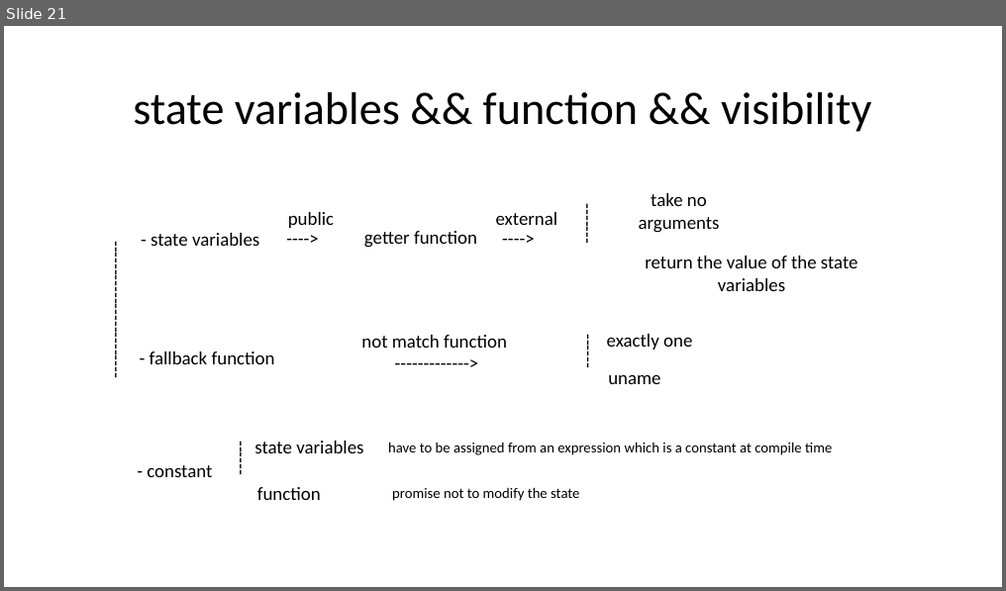
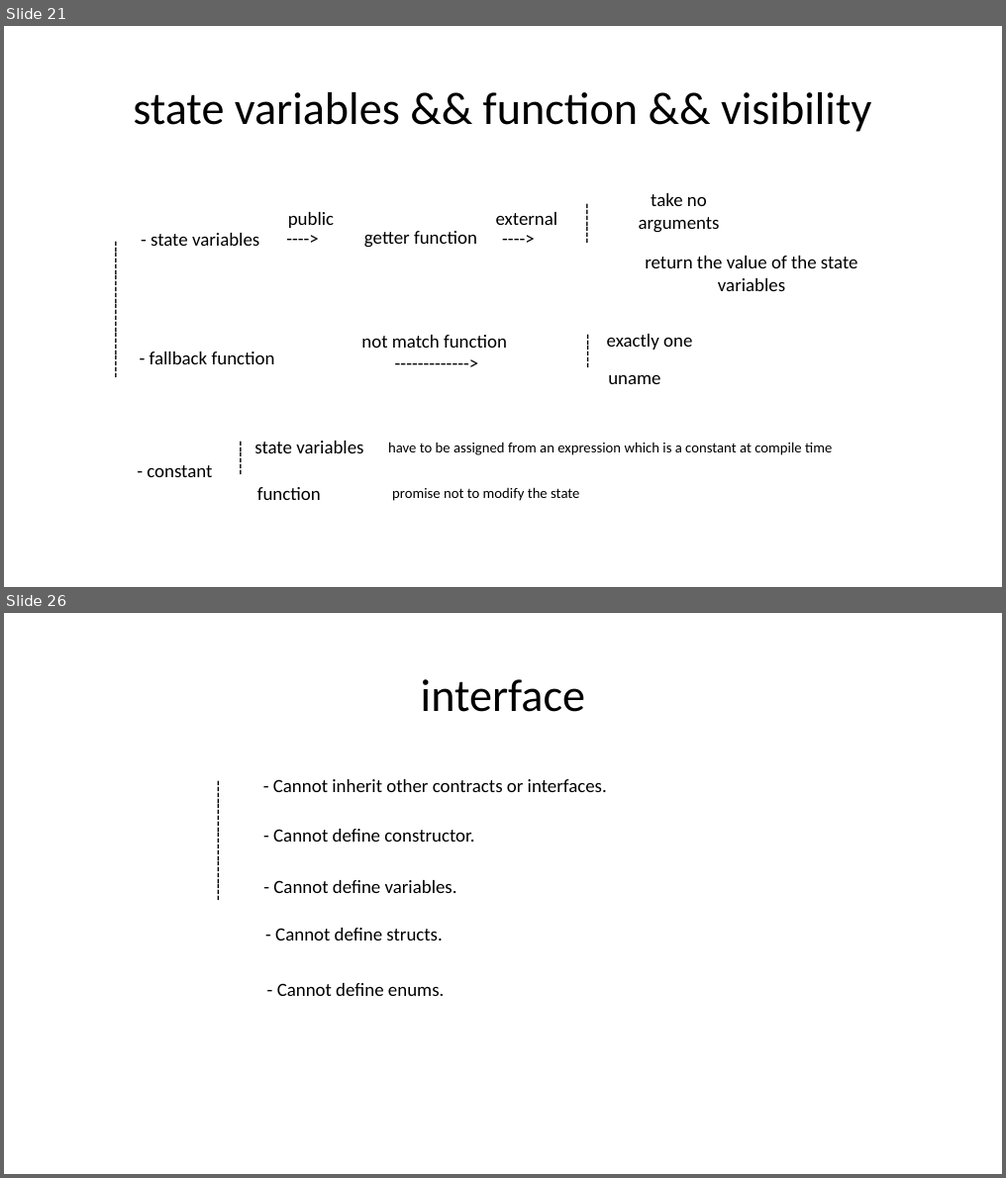
Before and after one commit to kaikai1024/ethereum-me, a slide deck: contract_me.pptx. Shown one above the other, each under a label of ours: slide 21 before the commit, slides 21 and 26 after it; the slides between them are not shown. The pictures are 1006x591 and 1006x1178 pixels, drawn with LibreOffice and Linux fonts; fonts in the diff are those of the drawing. Boxes give left, top, right and bottom in pixels: in the first picture for what was removed or moved away, otherwise in the second. Text is boxed around its words. In the diff, an @@ line names an element or a change of style, - is before the commit and + after.

```diff
--- a/contract_me.pptx
+++ b/contract_me.pptx
@@ slide 26 added at box(4, 613, 1002, 1174), background #FFFFFF @@
@@ title added at box(421, 679, 585, 712), 44 pt, text #000000 @@
+interface
@@ text added at box(198, 774, 236, 1003), 18 pt, text #000000 @@
+---------------------
@@ text added at box(273, 779, 607, 792), 18 pt, text #000000 @@
+- Cannot inherit other contracts or interfaces.
@@ text added at box(273, 829, 474, 842), 18 pt, text #000000 @@
+- Cannot define constructor.
@@ text added at box(273, 880, 457, 893), 18 pt, text #000000 @@
+- Cannot define variables.
@@ text added at box(275, 928, 442, 941), 18 pt, text #000000 @@
+- Cannot define structs.
@@ text added at box(277, 983, 444, 996), 18 pt, text #000000 @@
+- Cannot define enums.
```
Also in this commit, not shown: 5 slides changed, 8 other slides added, 2 slides removed, 1 other file.
